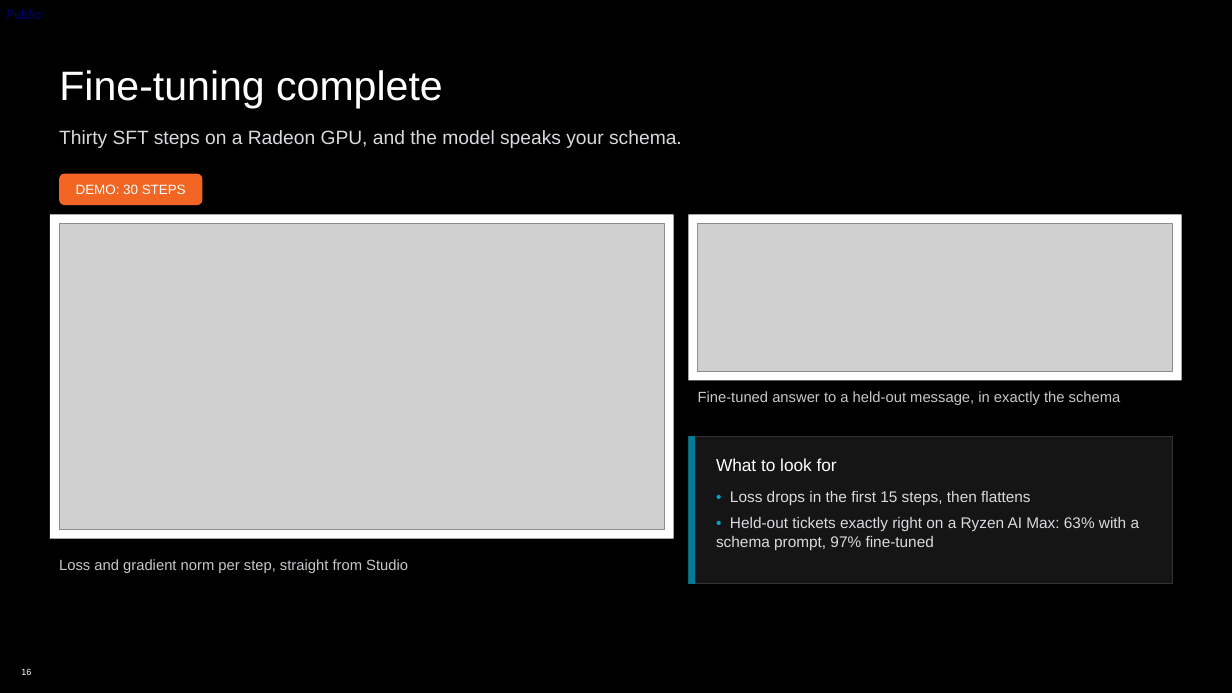
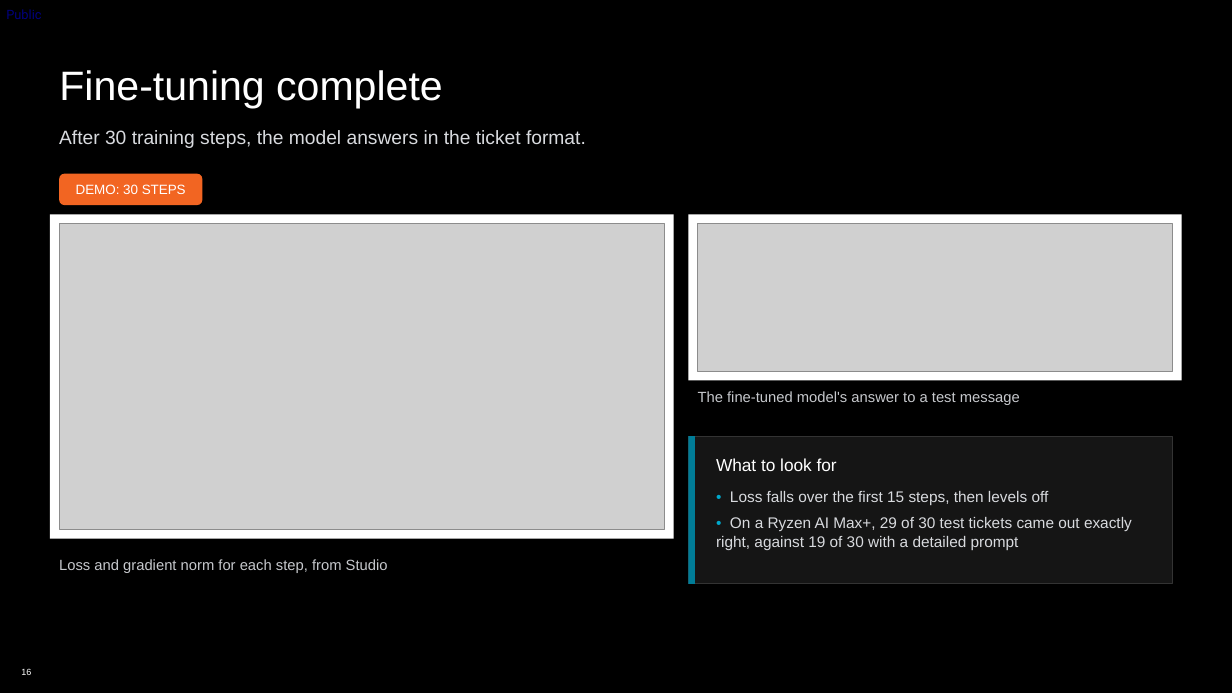
Before and after one commit to TwelveNights/Unsloth-RL-Workshop-on-Radeon, a slide deck: slide 16 of docs/AMD-Unsloth-Studio-Fine-tuning.pptx. Drawn at 1232x693 pixels with LibreOffice and Linux fonts; fonts in the diff are those of the drawing; grey boxes stand for pictures; background and template pictures are left out. Boxes give left, top, right and bottom in pixels: in the first picture for what was removed or moved away, otherwise in the second. Text is boxed around its words. In the diff, an @@ line names an element or a change of style, - is before the commit and + after.

```diff
--- a/docs/AMD-Unsloth-Studio-Fine-tuning.pptx
+++ b/docs/AMD-Unsloth-Studio-Fine-tuning.pptx
@@ text at <box>59,130,586,148</box>: text changed @@
-Thirty SFT steps on a Radeon GPU, and the model speaks your schema.
+After 30 training steps, the model answers in the ticket format.
@@ text at <box>698,391,1020,405</box>: text changed @@
-Fine-tuned answer to a held-out message, in exactly the schema
+The fine-tuned model's answer to a test message
@@ text at <box>716,491,1132,550</box>: text changed @@
-• Loss drops in the first 15 steps, then flattens
-• Held-out tickets exactly right on a Ryzen AI Max: 63% with a schema prompt, 97% fine-tuned
+• Loss falls over the first 15 steps, then levels off
+• On a Ryzen AI Max+, 29 of 30 test tickets came out exactly right, against 19 of 30 with a detailed prompt
@@ text at <box>59,559,388,573</box>: text changed @@
-Loss and gradient norm per step, straight from Studio
+Loss and gradient norm for each step, from Studio
```
Also in this commit, not shown: 9 other slides changed, 10 other files.
